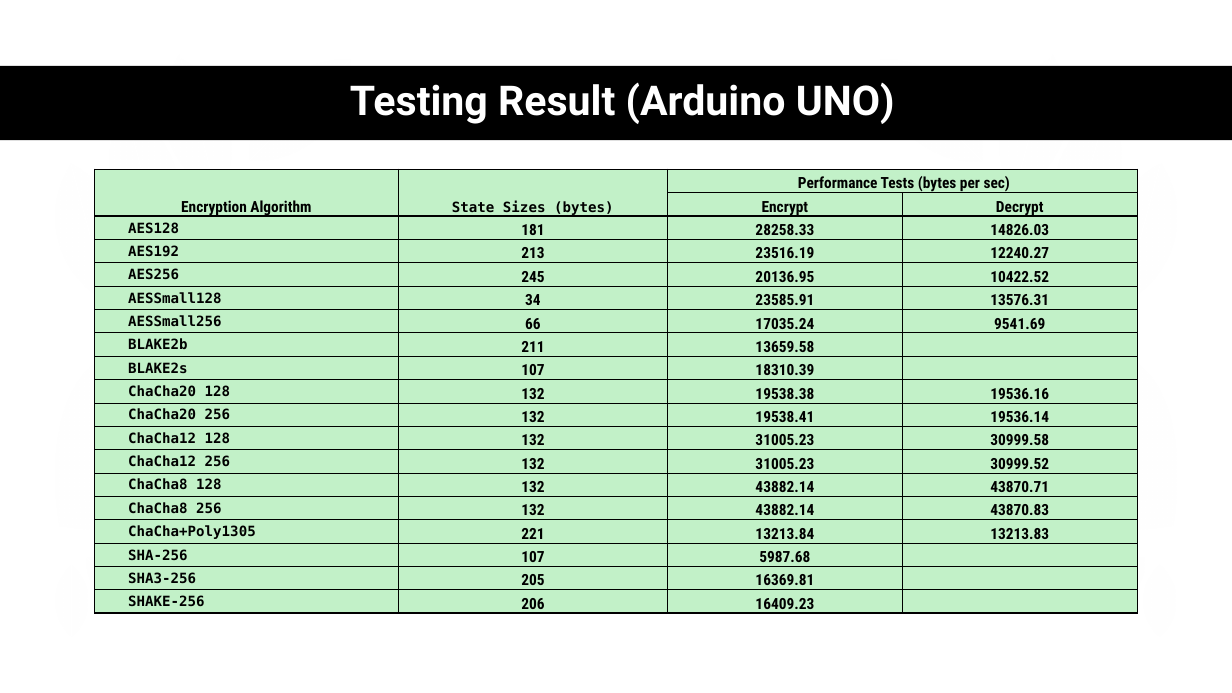
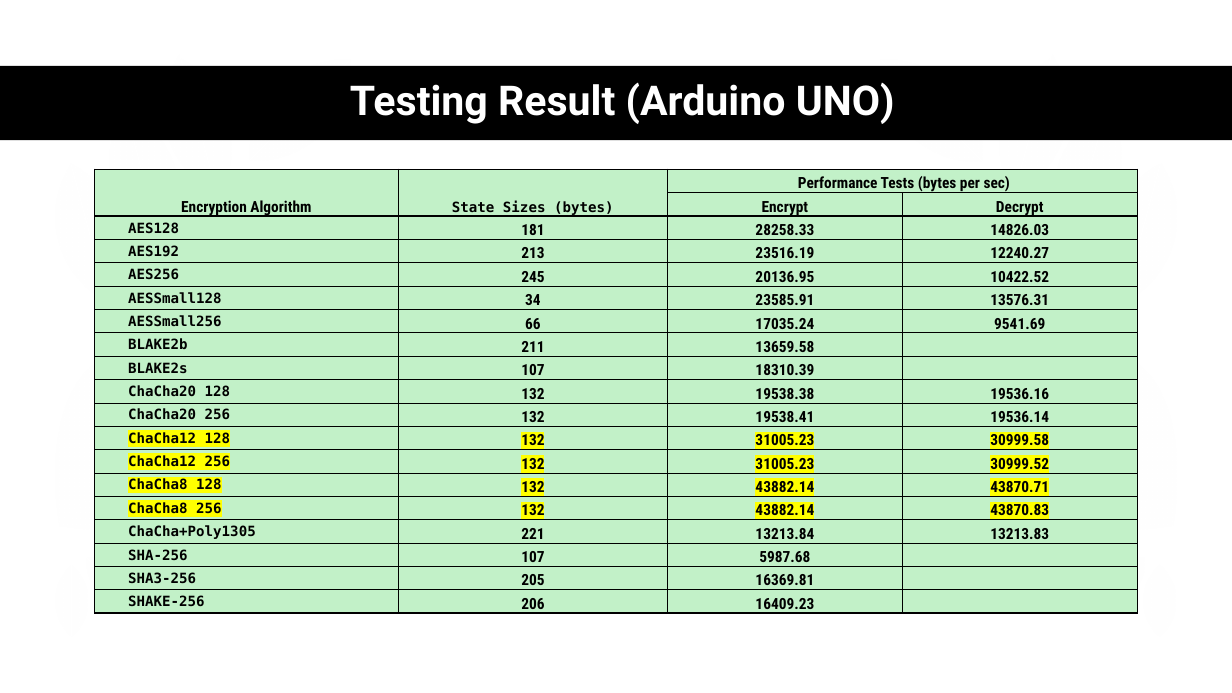
Before and after one commit to hkuspace-pu/ACSMini, a slide deck: slide 16 of documents/ACS_showcase_revised.pptx. Drawn at 1232x693 pixels with LibreOffice and Linux fonts; fonts in the diff are those of the drawing. Boxes give left, top, right and bottom in pixels: in the first picture for what was removed or moved away, otherwise in the second. Text is boxed around its words. In the diff, an @@ line names an element or a change of style, - is before the commit and + after.

Commit message:
ACS Showcase revised

```diff
--- a/documents/ACS_showcase_revised.pptx
+++ b/documents/ACS_showcase_revised.pptx
@@ table at (94, 169, 1137, 617) @@
@@ highlight none to #FFFF00 in "ChaCha12 128", "132", "31005.23", "30999.58" and 12 more places @@
```
